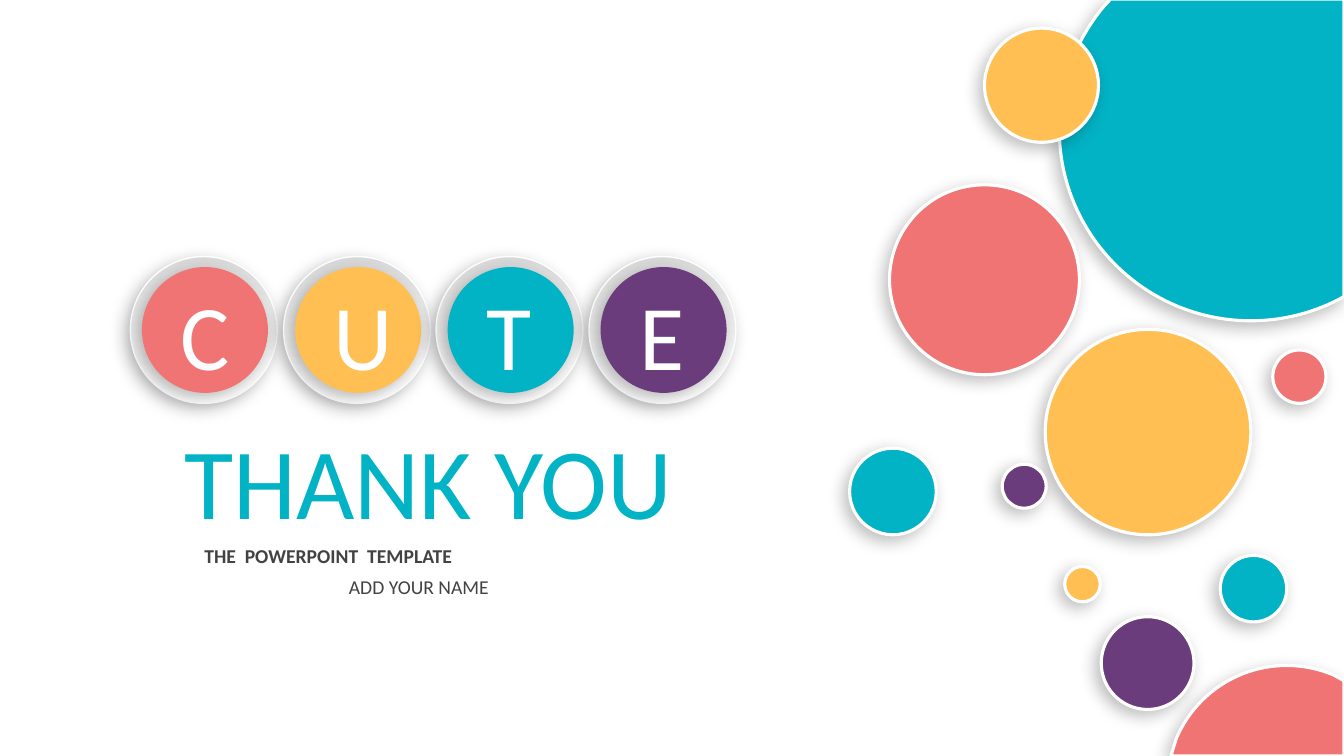
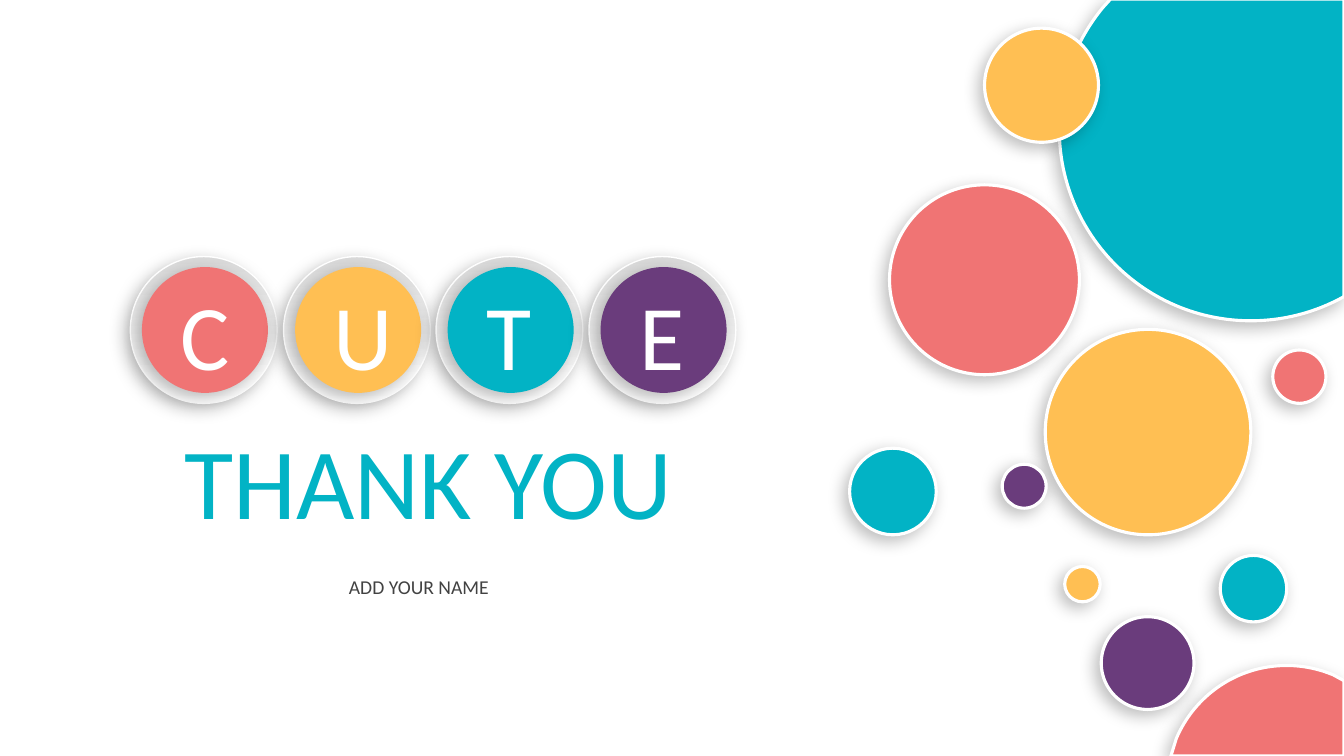
Before and after one commit to lia-ghita/ht, a slide deck: slide 37 of HabitTracker.pptx (slide 41 before the commit). Drawn at 1344x756 pixels with LibreOffice and Linux fonts; fonts in the diff are those of the drawing; background and template pictures are left out. Boxes give left, top, right and bottom in pixels: in the first picture for what was removed or moved away, otherwise in the second. Text is boxed around its words. In the diff, an @@ line names an element or a change of style, - is before the commit and + after.

```diff
--- a/HabitTracker.pptx
+++ b/HabitTracker.pptx
@@ text removed at (x1=204, y1=550, x2=452, y2=563) @@
-THE POWERPOINT TEMPLATE
```
Also in this commit, not shown: 2 other slides changed, 19 slides added, 23 slides removed.
